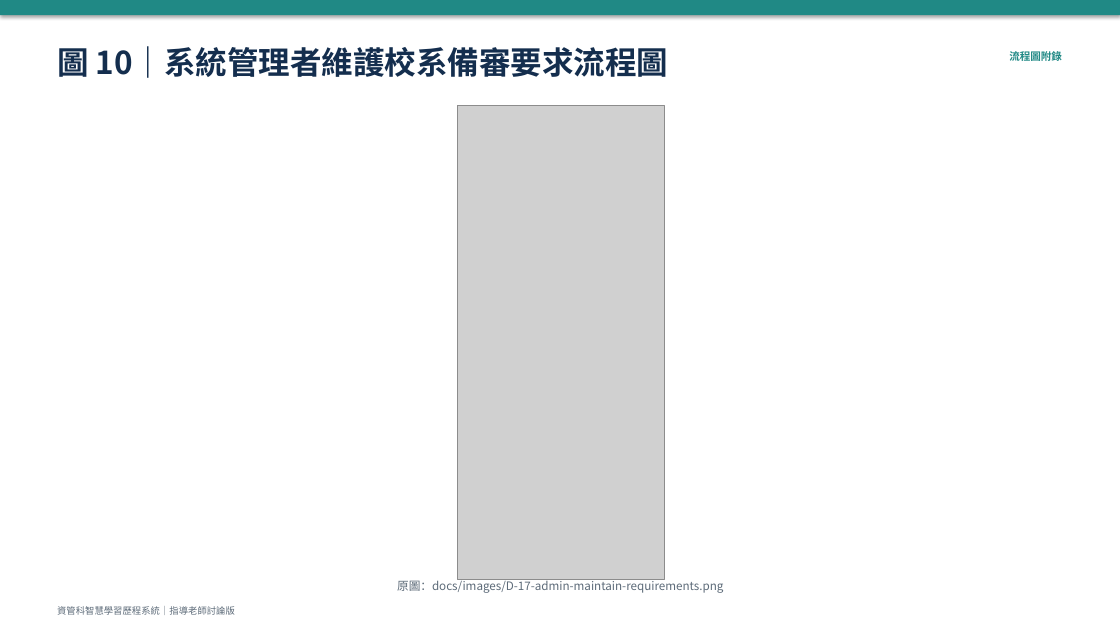
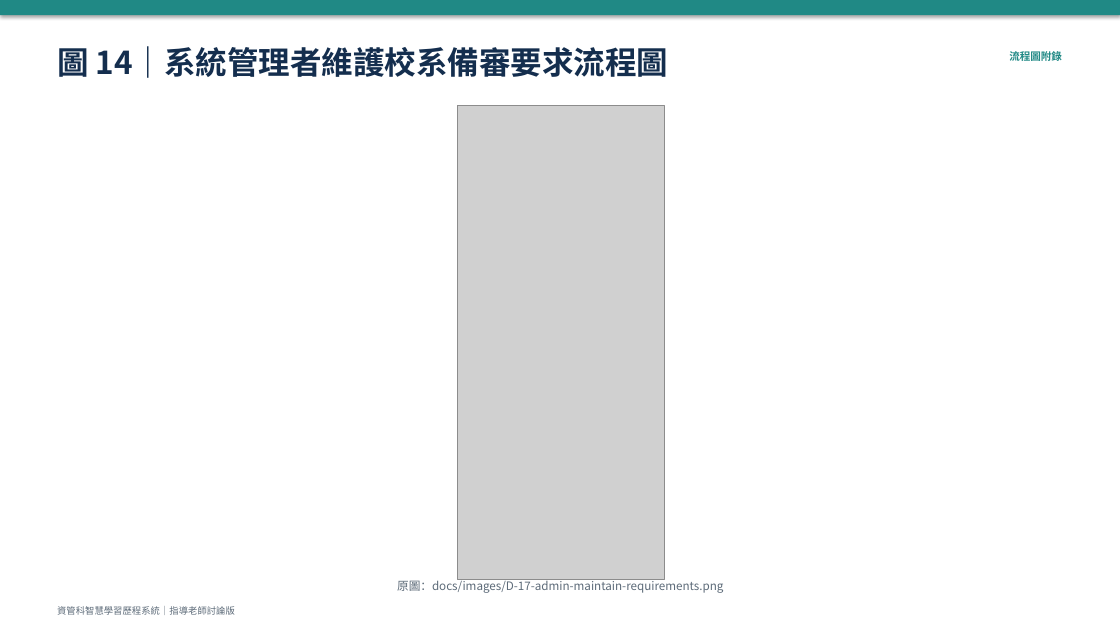
Before and after one commit to vujhdcusa/1028, a slide deck: slide 15 of docs/08_簡報/AI_流程圖彙整_2026-10-10.pptx (slide 11 before the commit). Drawn at 1120x630 pixels with LibreOffice and Linux fonts; fonts in the diff are those of the drawing; grey boxes stand for pictures. Boxes give left, top, right and bottom in pixels: in the first picture for what was removed or moved away, otherwise in the second. Text is boxed around its words. In the diff, an @@ line names an element or a change of style, - is before the commit and + after.

```diff
--- a/docs/08_簡報/AI_流程圖彙整_2026-10-10.pptx
+++ b/docs/08_簡報/AI_流程圖彙整_2026-10-10.pptx
@@ text at bbox=[57, 42, 669, 83]: text changed @@
-圖 10｜系統管理者維護校系備審要求流程圖
+圖 14｜系統管理者維護校系備審要求流程圖
```
Also in this commit, not shown: 17 other slides changed, 4 slides added, 56 other files.
